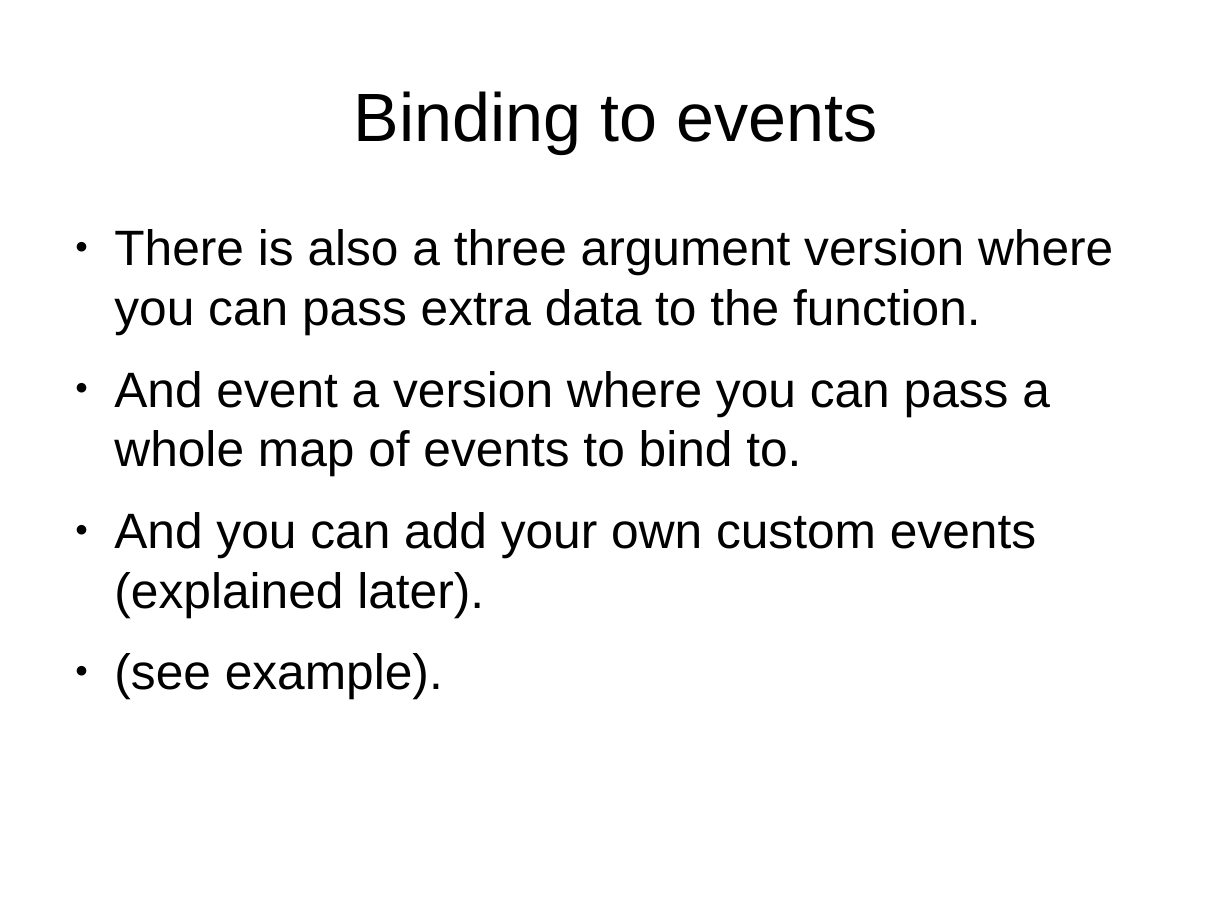
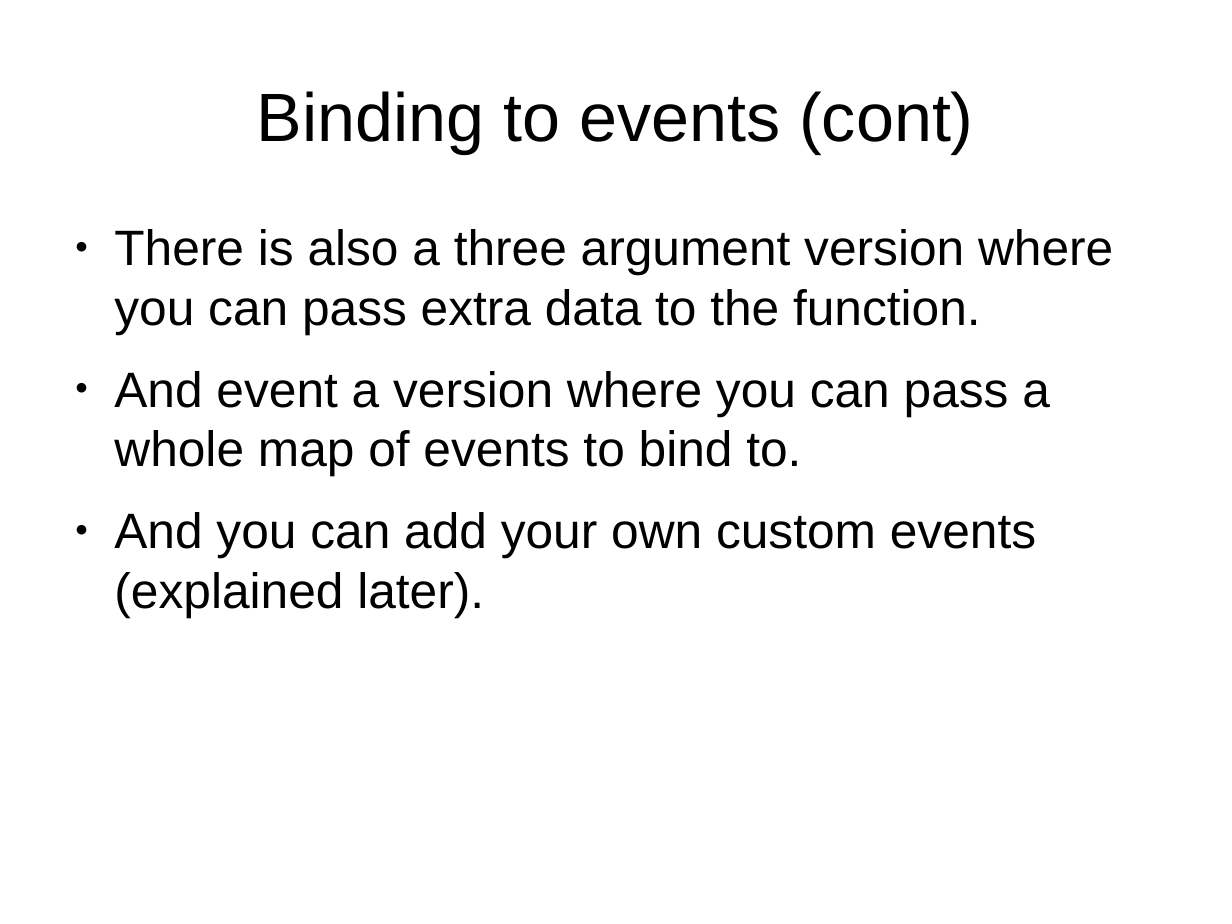
Before and after one commit to veltzer/demos, a slide deck: slide 42 of javascript/jquery/doc/jquery.odp. Drawn at 1232x924 pixels with LibreOffice and Linux fonts; fonts in the diff are those of the drawing. Boxes give left, top, right and bottom in pixels: in the first picture for what was removed or moved away, otherwise in the second. Text is boxed around its words. In the diff, an @@ line names an element or a change of style, - is before the commit and + after.

Commit message:
more examples

```diff
--- a/javascript/jquery/doc/jquery.odp
+++ b/javascript/jquery/doc/jquery.odp
@@ title at (257,91,973,153): text changed @@
-Binding to events
+Binding to events (cont)
@@ text at (114,653,443,699): paragraph removed @@
-● (see example).
```
Also in this commit, not shown: 1 other slide changed, 8 slides added, 3 other files.
